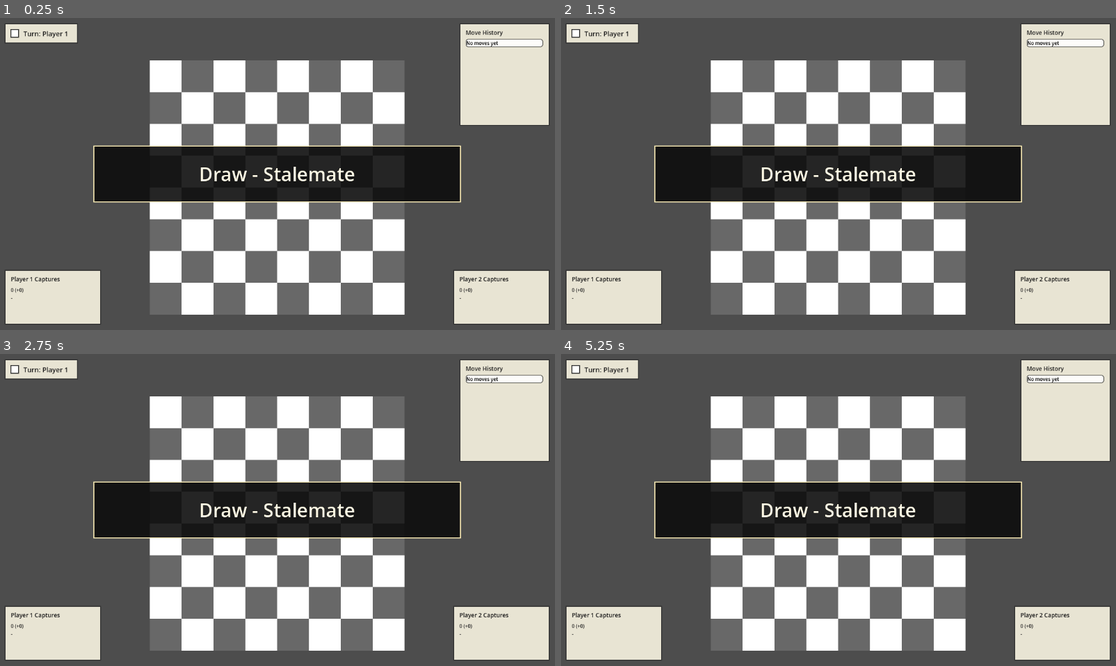
Above: before the commit, frames 1-4 (two rows, left to right).
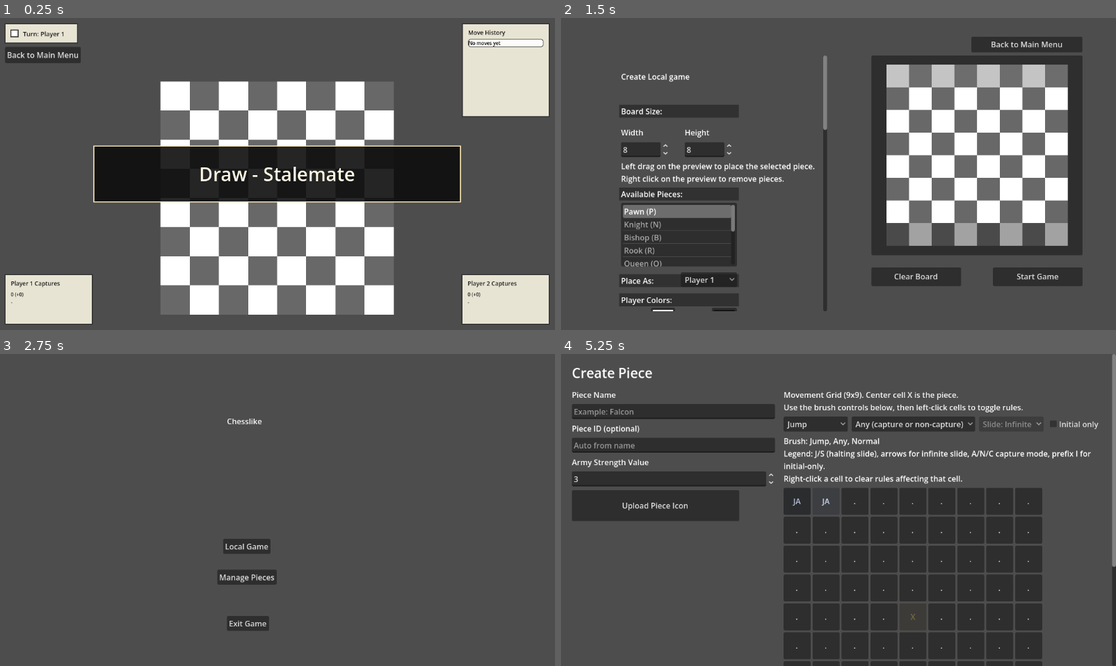
Above: after the commit, the same moments.

Repository: LeoHolman/chesslike
Game: Godot game, scene res://Scenes/LocalGame.tscn
The game is run twice, just before and just after one commit, with the same random seed, the same clock (stepped at 60 frames per second) and the same inputs. This scene is started directly instead of the project's main scene.
Inputs (mouse positions are in pixels of both pictures, inside the frame that each line leads up to):
- Up to frame 1 (0.25 s): no input
- Up to frame 2 (1.5 s): click (605, 55) at 0.5 s, where only the run after the commit has a clickable "Back to Main Menu"; click (805, 211) at 1.25 s, where only the run after the commit has a clickable "Local Game"
- Up to frame 3 (2.75 s): click (466, 378) at 2 s, where only the run after the commit has a clickable "Back to Main Menu"
- Up to frame 4 (5.25 s): click (810, 578) at 2.75 s, where only the run after the commit has a clickable "Manage Pieces"; click (660, 647) at 3.5 s, where only the run after the commit has a clickable "Create Piece"; click (799, 500) at 4.25 s, where only the run after the commit has a clickable "."; click (827, 500) at 5 s, where only the run after the commit has a clickable "."

The runs differ from the first frame. In frame 1, 17% of the frame differs, in the area x 0-99%, y 1-99%; in frame 2, 65%; in frame 3, 53%; in frame 4, 60%.

Commit message:
feat: add back to menu button to local game menu and in game

Diff:
--- a/Scenes/LocalGameMenu.tscn
+++ b/Scenes/LocalGameMenu.tscn
@@ -52,6 +52,17 @@
 vertical_alignment = 1
 autowrap_mode = 3
 text = ""
+
+[node name="BackToMainMenuButton" type="Button" parent="." unique_id=207483611]
+layout_mode = 1
+anchors_preset = 0
+anchor_left = 0.74
+anchor_top = 0.06
+anchor_right = 0.94
+anchor_bottom = 0.11
+grow_horizontal = 2
+grow_vertical = 2
+text = "Back to Main Menu"
 
 [node name="BoardPreview" type="Control" parent="PreviewArea" unique_id=762790320]
 layout_mode = 1
@@ -654,5 +665,6 @@
 
 [connection signal="pressed" from="OptionsScroll/OptionsContent/SavePresetButton" to="." method="_on_save_preset_button_pressed"]
 [connection signal="pressed" from="OptionsScroll/OptionsContent/DeletePresetButton" to="." method="_on_delete_preset_button_pressed"]
+[connection signal="pressed" from="BackToMainMenuButton" to="." method="_on_back_to_main_menu_button_pressed"]
 [connection signal="pressed" from="ClearBoardButton" to="." method="_on_clear_board_button_pressed"]
 [connection signal="pressed" from="StartGameButton" to="." method="_on_start_game_button_pressed"]
--- a/Scripts/local_game.gd
+++ b/Scripts/local_game.gd
@@ -443,6 +443,7 @@
 	_draw_pieces()
 	_draw_drop_piece_drag_preview()
 	_draw_turn_indicator()
+	_draw_back_to_main_menu_button()
 	_draw_undo_button()
 	_draw_status_feedback_banner()
 	if piece_dropping_enabled:
@@ -491,19 +492,41 @@
 	turn_label.mouse_filter = Control.MOUSE_FILTER_IGNORE
 	add_child(turn_label)
 
+func _turn_indicator_height() -> float:
+	var swatch_size = clampf(tile_size * 0.24, 14.0, 24.0)
+	return clampf(swatch_size + TURN_INDICATOR_PADDING * 2.0, 40.0, 56.0)
+
+func _hud_top_action_button_size() -> Vector2:
+	var viewport_size = get_viewport_rect().size
+	return Vector2(
+		clampf(tile_size * 1.9, 120.0, min(viewport_size.x * 0.26, 220.0)),
+		clampf(tile_size * 0.56, 30.0, 40.0)
+	)
+
+func _draw_back_to_main_menu_button() -> void:
+	var indicator_height = _turn_indicator_height()
+	var button = Button.new()
+	button.position = Vector2(TURN_INDICATOR_PADDING, TURN_INDICATOR_PADDING + indicator_height + 8.0)
+	button.size = _hud_top_action_button_size()
+	button.text = "Back to Main Menu"
+	button.pressed.connect(_on_back_to_main_menu_pressed)
+	add_child(button)
+
 func _draw_undo_button() -> void:
 	if not allow_undo_enabled:
 		return
-	var viewport_size = get_viewport_rect().size
-	var swatch_size = clampf(tile_size * 0.24, 14.0, 24.0)
-	var indicator_height = clampf(swatch_size + TURN_INDICATOR_PADDING * 2.0, 40.0, 56.0)
+	var indicator_height = _turn_indicator_height()
+	var action_button_size = _hud_top_action_button_size()
 	var button = Button.new()
-	button.position = Vector2(TURN_INDICATOR_PADDING, TURN_INDICATOR_PADDING + indicator_height + 8.0)
-	button.size = Vector2(clampf(tile_size * 1.7, 92.0, min(viewport_size.x * 0.2, 160.0)), clampf(tile_size * 0.56, 30.0, 40.0))
+	button.position = Vector2(TURN_INDICATOR_PADDING, TURN_INDICATOR_PADDING + indicator_height + 8.0 + action_button_size.y + 8.0)
+	button.size = action_button_size
 	button.text = "Undo"
 	button.disabled = undo_snapshots.is_empty() or promotion_pending
 	button.pressed.connect(_on_undo_button_pressed)
 	add_child(button)
+
+func _on_back_to_main_menu_pressed() -> void:
+	get_tree().change_scene_to_file("res://Scenes/MainMenu.tscn")
 
 func _on_undo_button_pressed() -> void:
 	if undo_snapshots.is_empty():
@@ -933,8 +956,9 @@
 	if board_width <= 4 or board_height <= 4:
 		baseline_reserve = clampf(max(74.0, viewport_size.y * 0.12), 68.0, 130.0)
 	var banner_reserve = clampf(max(88.0, viewport_size.y * 0.12), 88.0, 150.0)
+	banner_reserve = max(banner_reserve, clampf(max(132.0, viewport_size.y * 0.18), 132.0, 220.0))
 	if allow_undo_enabled:
-		banner_reserve = max(banner_reserve, clampf(max(126.0, viewport_size.y * 0.17), 126.0, 210.0))
+		banner_reserve = max(banner_reserve, clampf(max(172.0, viewport_size.y * 0.24), 172.0, 280.0))
 	return max(baseline_reserve, banner_reserve)
 
 func _hud_bottom_reserve_height(viewport_size: Vector2) -> float:
--- a/Scripts/local_game_menu.gd
+++ b/Scripts/local_game_menu.gd
@@ -1577,6 +1577,9 @@
 func _on_reset_setup_button_pressed() -> void:
 	_reset_preview_to_default(true, false)
 
+func _on_back_to_main_menu_button_pressed() -> void:
+	get_tree().change_scene_to_file("res://Scenes/MainMenu.tscn")
+
 func _on_start_game_button_pressed() -> void:
 	var height = height_spin_box.value
 	var width = width_spin_box.value
Not shown, changed: ideas.md
